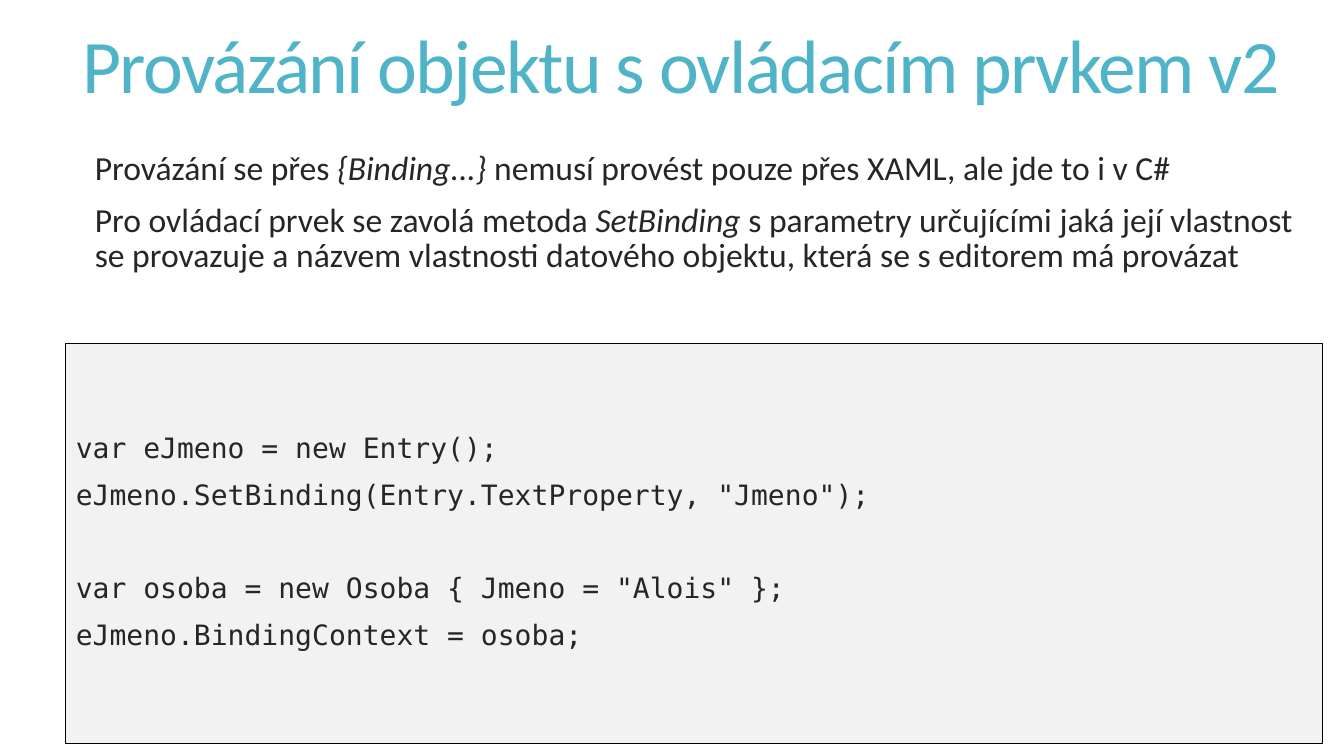
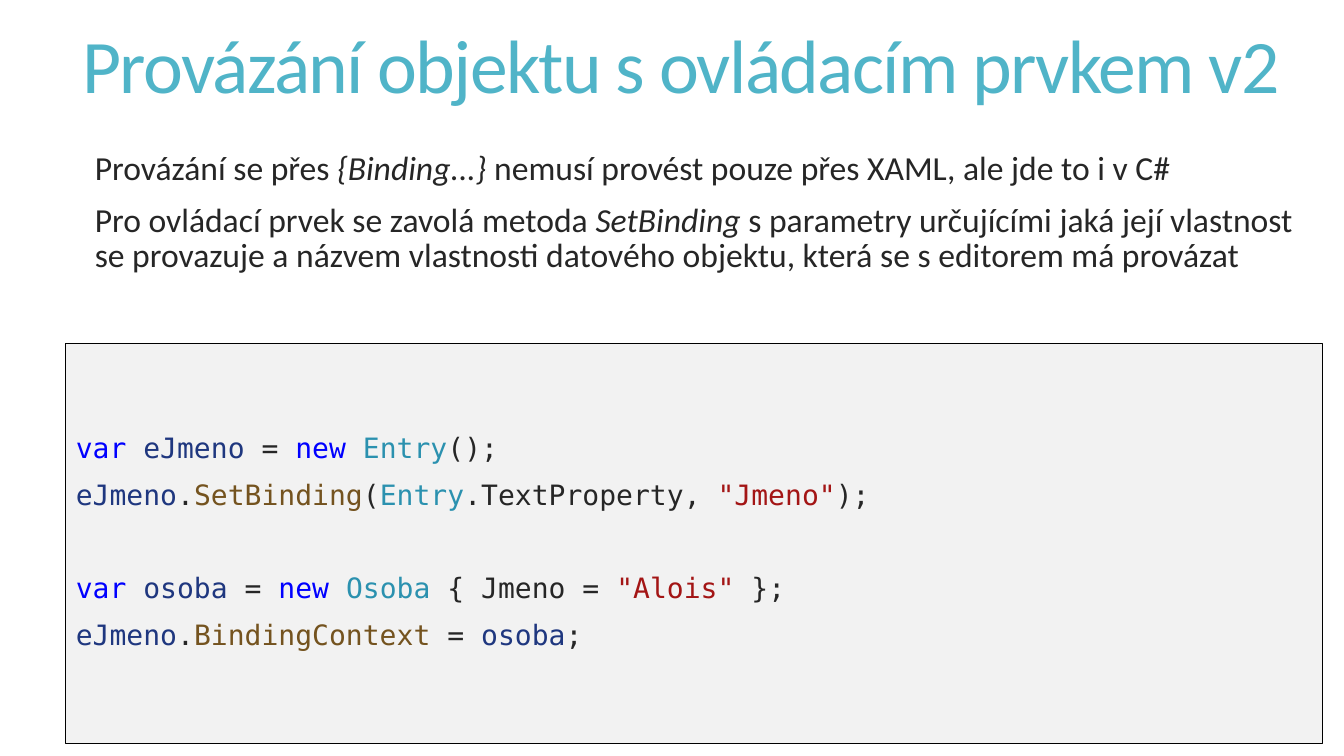
Before and after one commit to PetrVobornik/prednasky, a slide deck: slide 5 of Xamarin.Forms/05-VazaniDat/vazani-dat.ppsx. Drawn at 1344x756 pixels with LibreOffice and Linux fonts; fonts in the diff are those of the drawing. Boxes give left, top, right and bottom in pixels: in the first picture for what was removed or moved away, otherwise in the second. Text is boxed around its words. In the diff, an @@ line names an element or a change of style, - is before the commit and + after.

```diff
--- a/Xamarin.Forms/05-VazaniDat/vazani-dat.ppsx
+++ b/Xamarin.Forms/05-VazaniDat/vazani-dat.ppsx
@@ rectangle "var eJmeno = new Entry();" at (66,344,1323,744): text colour #262626 to #0000FF in "var new", "var new"; text colour #262626 to #1F377F in "eJmeno", "eJmeno.SetBinding(Entry.TextProperty,", "osoba", "eJmeno.BindingContext osoba;"; text colour #262626 to #2B91AF in "Entry();", "eJmeno.SetBinding(Entry.TextProperty,", "Osoba"; text colour #262626 to #74531F in "eJmeno.SetBinding(Entry.TextProperty,", "eJmeno.BindingContext"; text colour #262626 to #A31515 in ""Jmeno");", ""Alois"" @@
```
Also in this commit, not shown: 8 other slides changed, 6 other files.
